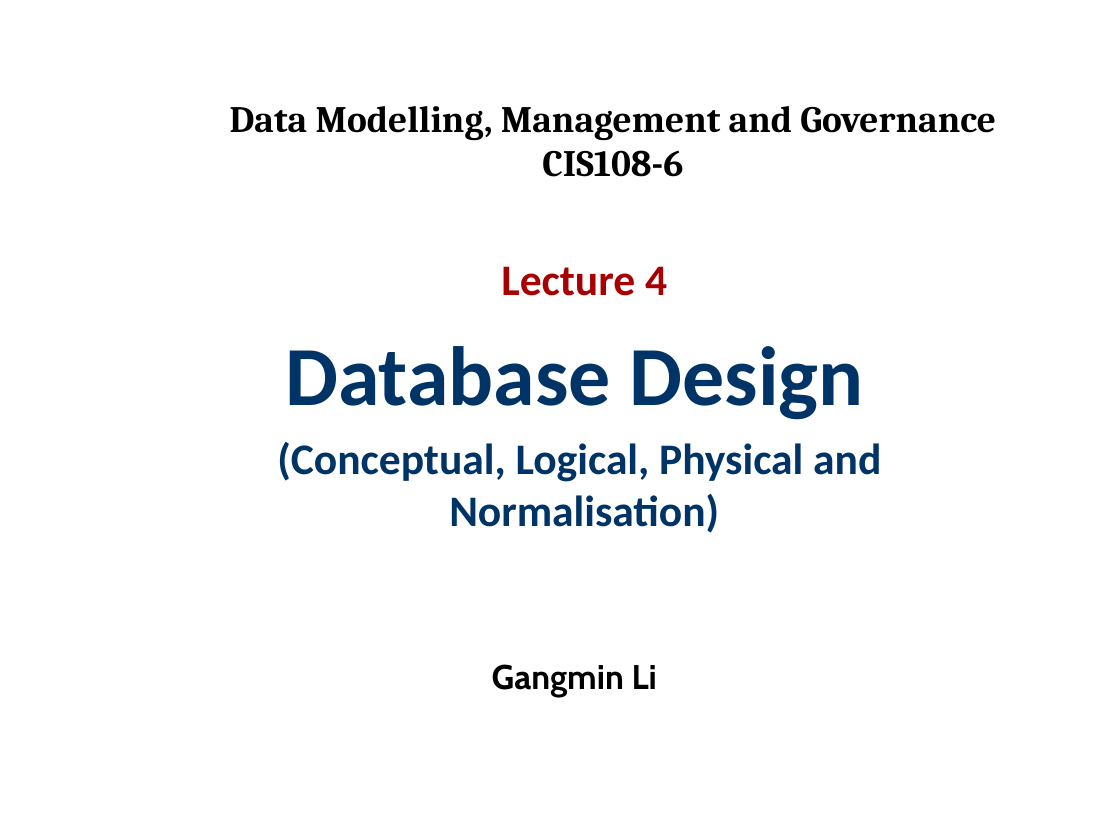
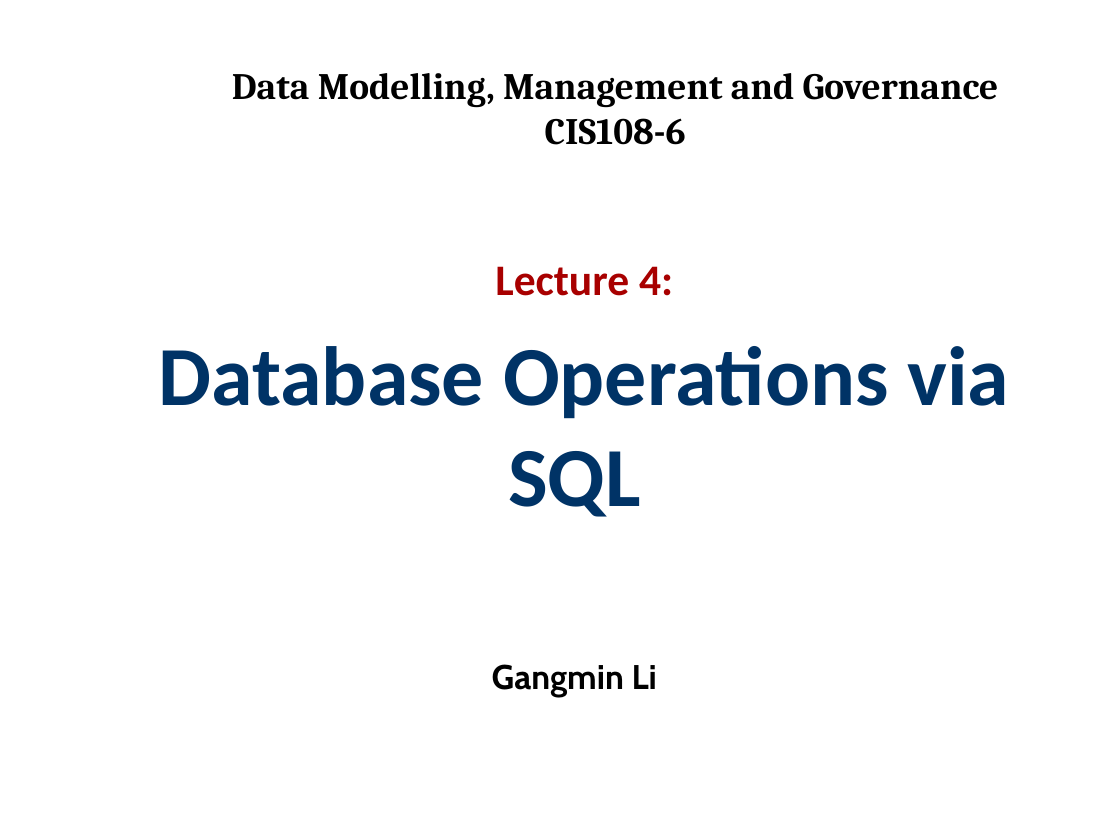
Before and after one commit to GangminLi/GangminLi.github.io, a slide deck: slide 1 of slides/cis108-6/Slides 4.1 - Data System Operation.pptx. Drawn at 1120x840 pixels with LibreOffice and Linux fonts; fonts in the diff are those of the drawing; background and template pictures are left out. Boxes give left, top, right and bottom in pixels: in the first picture for what was removed or moved away, otherwise in the second. Text is boxed around its words. In the diff, an @@ line names an element or a change of style, - is before the commit and + after.

```diff
--- a/slides/cis108-6/Slides 4.1 - Data System Operation.pptx
+++ b/slides/cis108-6/Slides 4.1 - Data System Operation.pptx
@@ title "Data Modelling, Management and Governance ...": place and size @@
-title "Data Modelling, Management and Governance ..." at [230,106,996,177]
+title "Data Modelling, Management and Governance ..." at [232,73,999,145]
@@ subtitle at [159,266,1010,517]: text changed; size 28 to 54 pt @@
-Lecture 4
-Database Design
-(Conceptual, Logical, Physical and Normalisation)
+Lecture 4:
+Database Operations via SQL
```
Also in this commit, not shown: 2 other slides changed, 71 slides added, 76 slides removed, 12 other files.
